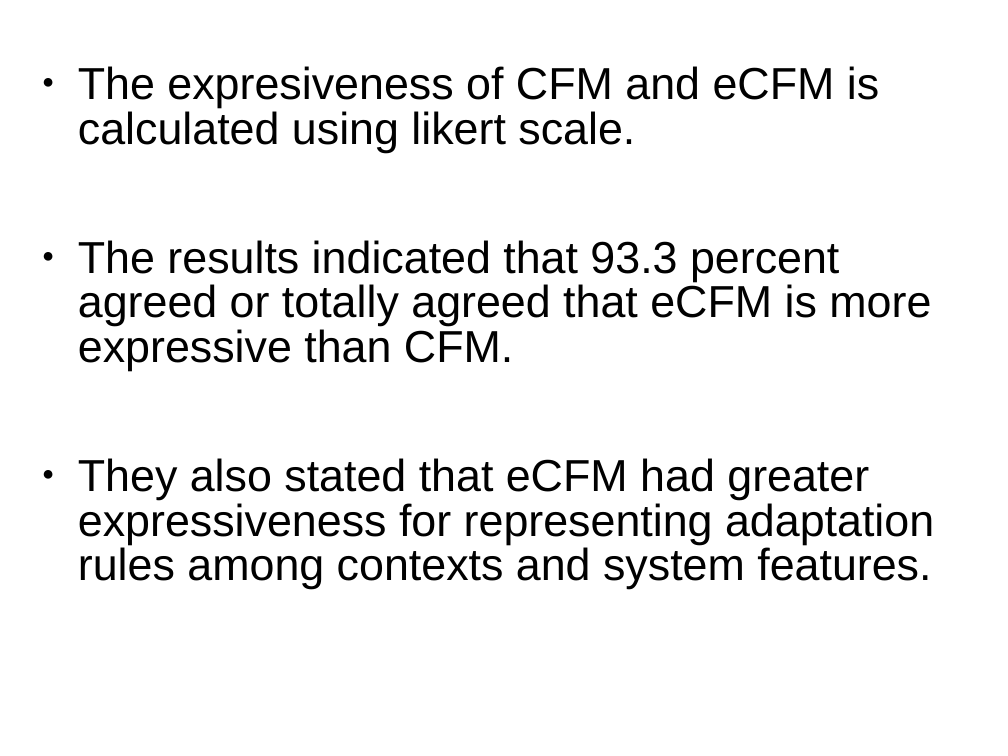
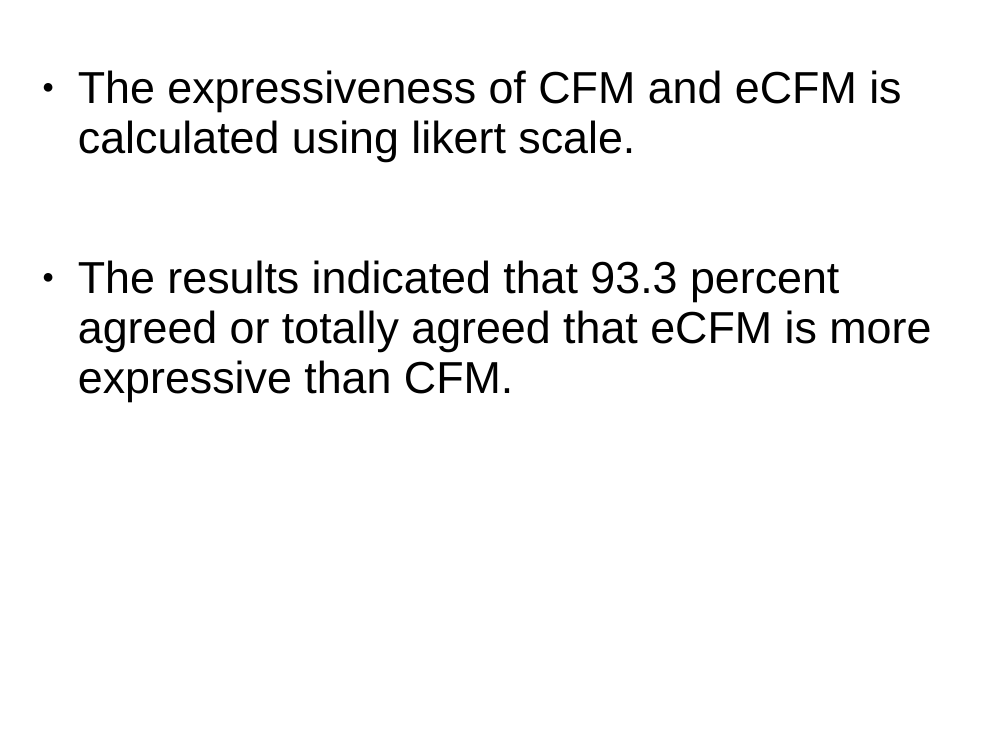
Before and after one commit to Ruthvicp/CS5551_Team_11_Project, a slide deck: slide 15 of Documentation/DAS_Team11.ppt. Drawn at 1008x756 pixels with LibreOffice and Linux fonts; fonts in the diff are those of the drawing; background and template pictures are left out. Boxes give left, top, right and bottom in pixels: in the first picture for what was removed or moved away, otherwise in the second. Text is boxed around its words. In the diff, an @@ line names an element or a change of style, - is before the commit and + after.

```diff
--- a/Documentation/DAS_Team11.ppt
+++ b/Documentation/DAS_Team11.ppt
@@ text at (78,70,901,162): text changed @@
-● The expresiveness of CFM and eCFM is calculated using likert scale.
+● The expressiveness of CFM and eCFM is calculated using likert scale.
@@ text at (78,260,931,402): line spacing 0.83 to 0.93 @@
@@ text at (78,458,934,589): paragraph removed @@
-● They also stated that eCFM had greater expressiveness for representing adaptation rules among contexts and system features.
```
Also in this commit, not shown: 2 other slides changed, 1 other file.
